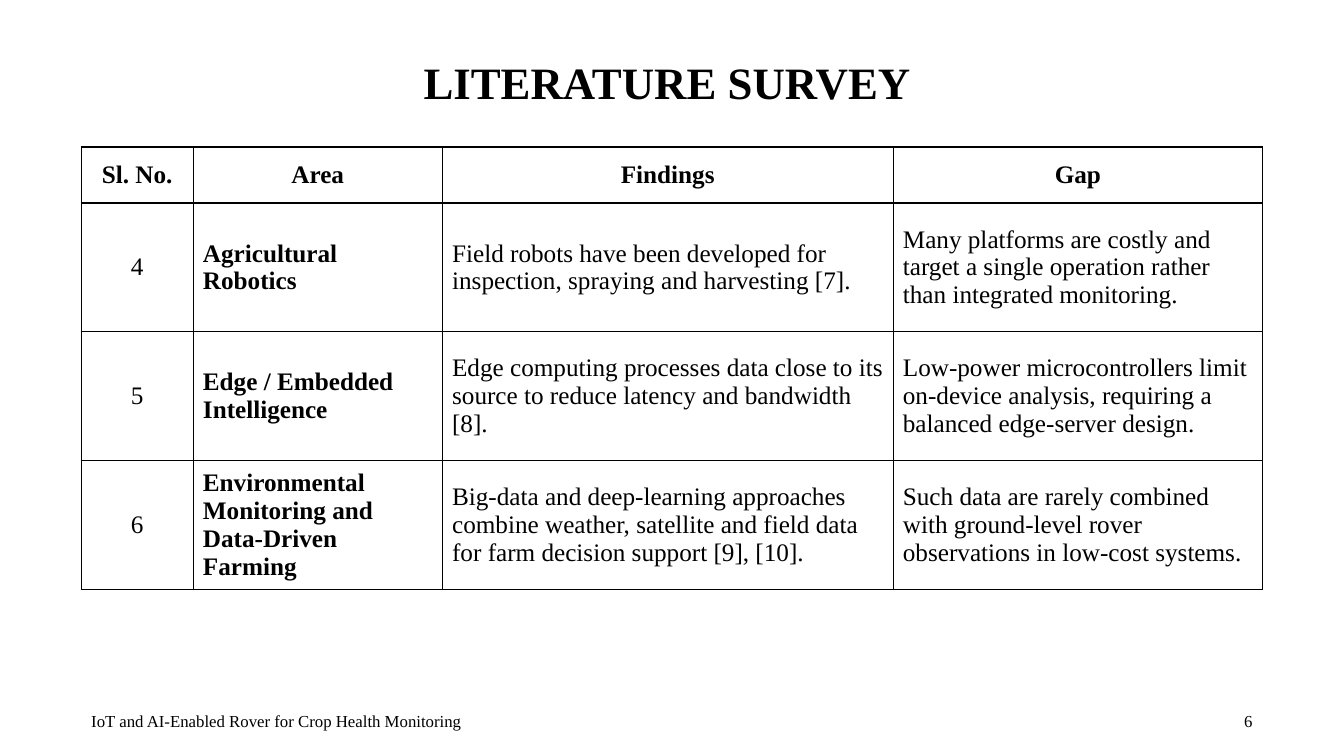
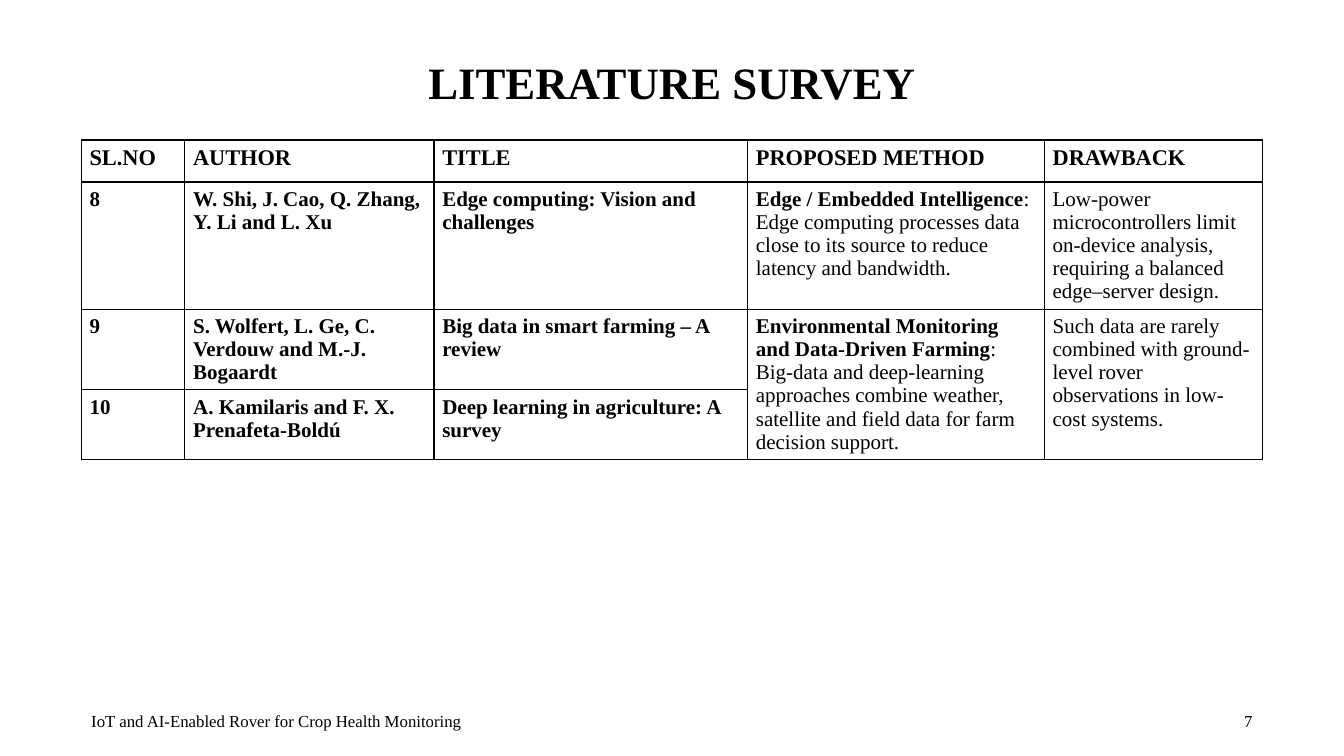
Before and after one commit to shreymusician/mini-project, a slide deck: slide 7 of presentation/Final PPT.pptx (slide 6 before the commit). Drawn at 1344x756 pixels with LibreOffice and Linux fonts; fonts in the diff are those of the drawing. Boxes give left, top, right and bottom in pixels: in the first picture for what was removed or moved away, otherwise in the second. Text is boxed around its words. In the diff, an @@ line names an element or a change of style, - is before the commit and + after.

Commit message:
Updated Literature Survey

```diff
--- a/presentation/Final PPT.pptx
+++ b/presentation/Final PPT.pptx
@@ title "LITERATURE SURVEY" moved from (x1=424, y1=69, x2=911, y2=100) to (x1=428, y1=69, x2=915, y2=100) @@
@@ table at (x1=82, y1=140, x2=1263, y2=482) @@
-column 1: Sl. No. | 4 | 5 | 6
-column 2: Area | Agricultural Robotics | Edge / Embedded Intelligence | Environmental Monitoring and Data-Driven Farming
-column 3: Findings | Field robots have been developed for inspection, spraying and harvesting [7]. | Edge computing processes data close to its source to reduce latency and bandwidth [8]. | Big-data and deep-learning approaches combine weather, satellite and field data for farm decision support [9], [10].
-column 4: Gap | Many platforms are costly and target a single operation rather than integrated monitoring. | Low-power microcontrollers limit on-device analysis, requiring a balanced edge-server design. | Such data are rarely combined with ground-level rover observations in low-cost systems.
+column 1: SL.NO | 8 | 9 | 10
+column 2: AUTHOR | W. Shi, J. Cao, Q. Zhang, Y. Li and L. Xu | S. Wolfert, L. Ge, C. Verdouw and M.-J. Bogaardt | A. Kamilaris and F. X. Prenafeta-Boldú
+column 3: TITLE | Edge computing: Vision and challenges | Big data in smart farming – A review | Deep learning in agriculture: A survey
+column 4: PROPOSED METHOD | Edge / Embedded Intelligence: Edge computing processes data close to its source to reduce latency and bandwidth. | Environmental Monitoring and Data-Driven Farming: Big-data and deep-learning approaches combine weather, satellite and field data for farm decision support. | 
+column 5: DRAWBACK | Low-power microcontrollers limit on-device analysis, requiring a balanced edge–server design. | Such data are rarely combined with ground-level rover observations in low-cost systems. | 
@@ table resized from (x1=82, y1=147, x2=1263, y2=596) to (x1=82, y1=140, x2=1263, y2=482) @@
@@ page number at (x1=1244, y1=716, x2=1252, y2=727): text changed @@
-6
+7
```
Also in this commit, not shown: 1 other slide changed, 1 slide added.
